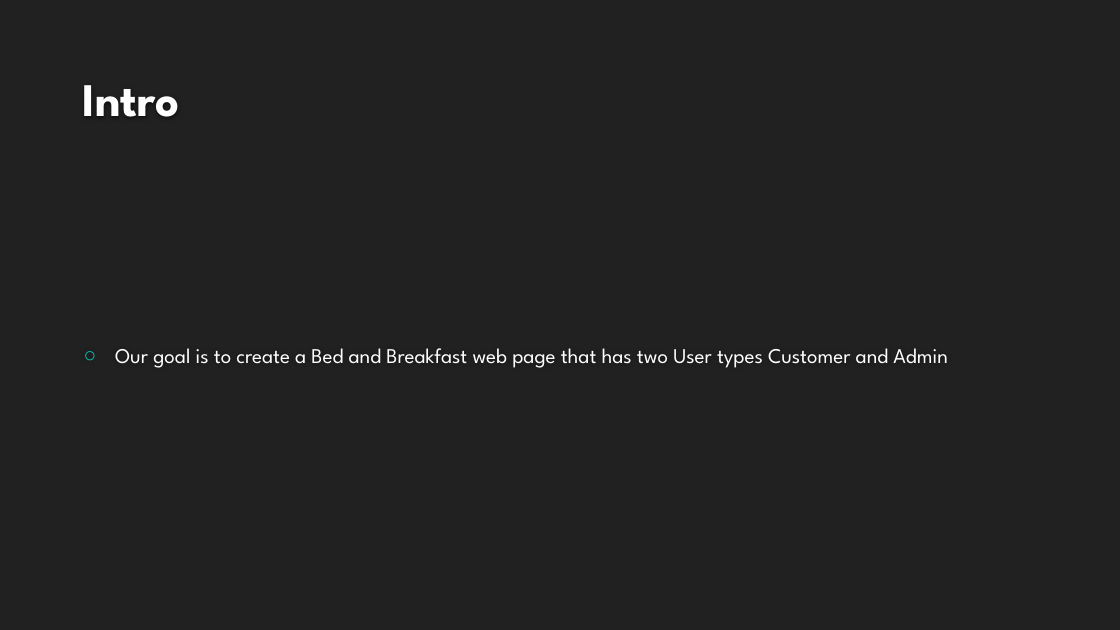
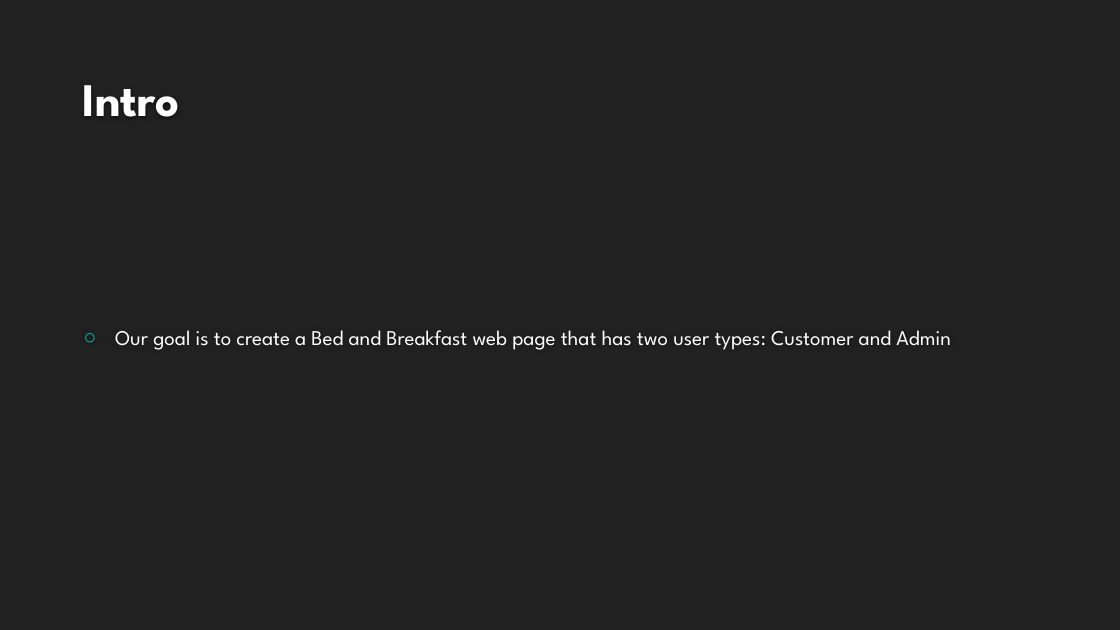
Before and after one commit to thetrooper159/Bed-and-Breakfast, a slide deck: slide 2 of SteelCityBnB.pptx. Drawn at 1120x630 pixels with LibreOffice and Linux fonts; fonts in the diff are those of the drawing; background and template pictures are left out. Boxes give left, top, right and bottom in pixels: in the first picture for what was removed or moved away, otherwise in the second. Text is boxed around its words. In the diff, an @@ line names an element or a change of style, - is before the commit and + after.

```diff
--- a/SteelCityBnB.pptx
+++ b/SteelCityBnB.pptx
@@ text at [115,330,950,350]: text changed @@
-○ Our goal is to create a Bed and Breakfast web page that has two User types Customer and Admin
+○ Our goal is to create a Bed and Breakfast web page that has two user types: Customer and Admin
```
Also in this commit, not shown: 1 other file.
